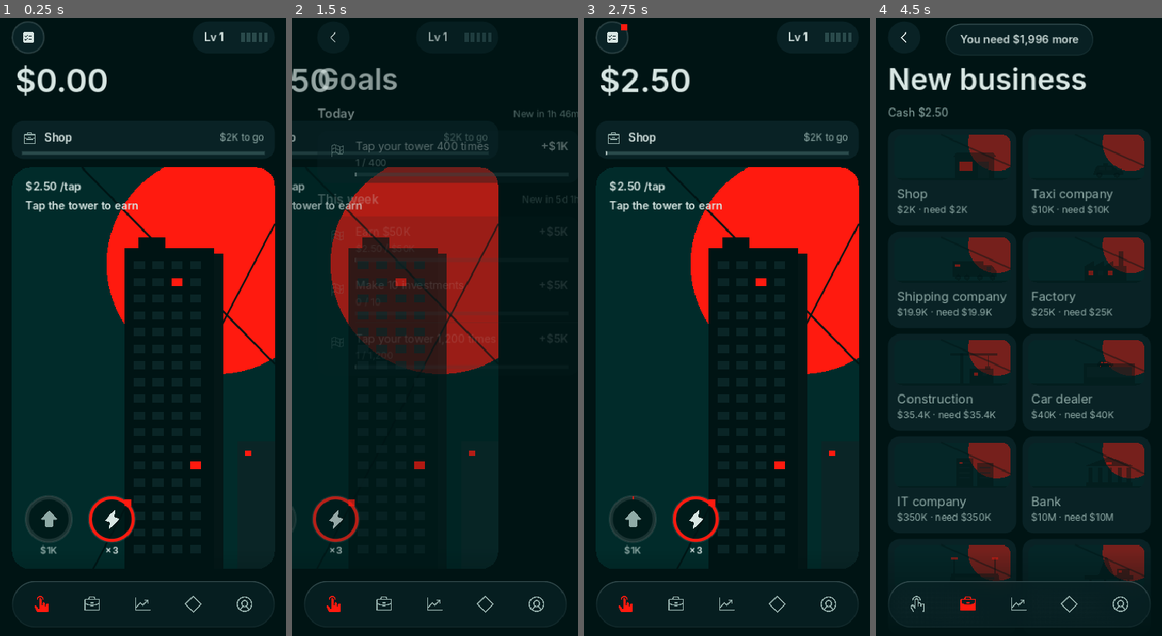
Above: before the commit, frames 1-4 (left to right).
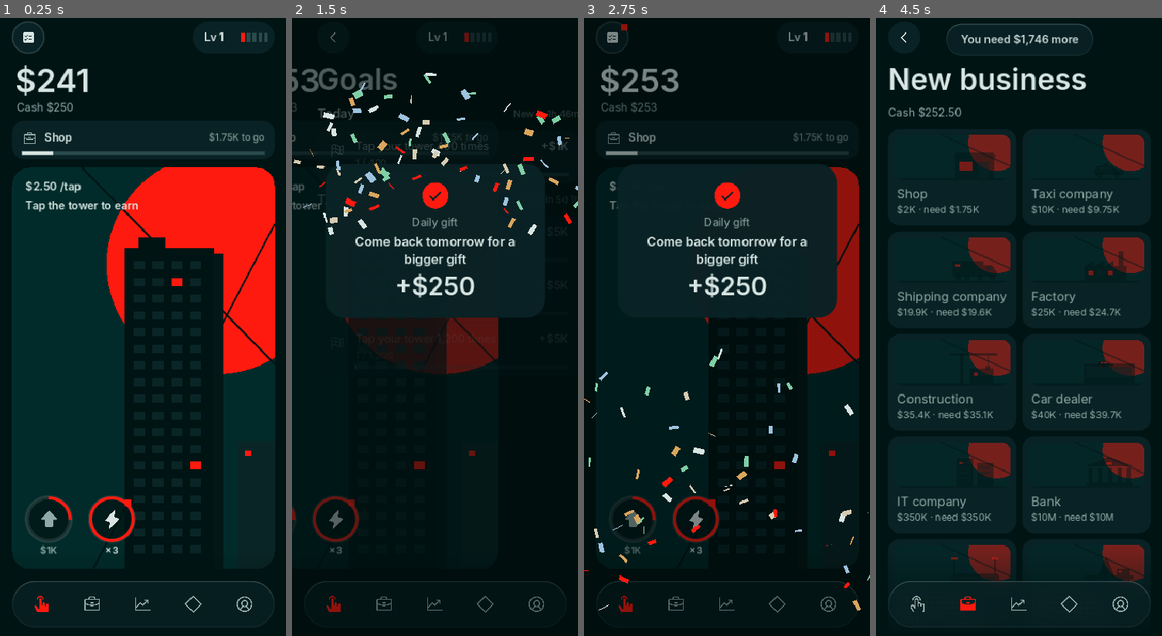
Above: after the commit, the same moments.

Repository: ytjustjosh17-cpu/MCG
Game: Godot game, scene res://scenes/main.tscn
Two runs of this game, one before a commit and one after it. Both use one fixed random seed, a clock stepped at 60 frames per second and the inputs below.
Inputs (mouse positions are in pixels of both pictures, inside the frame that each line leads up to):
- Up to frame 1 (0.25 s): no input
- Up to frame 2 (1.5 s): click "$1K" at 0.5 s; click (320, 36) at 1.25 s
- Up to frame 3 (2.75 s): click (624, 605) at 2.02 s
- Up to frame 4 (4.5 s): click "Shop" at 2.75 s; click "New" at 3.5 s; click "Shop" at 4.25 s

The runs differ from the first frame. In frame 1, 1.0% of the frame differs, in the area x 5-93%, y 2-82%; in frame 2, 18%, in the area x 0-100%, y 2-97%; in frame 3, 15%; in frame 4, 0.6%.

Commit message:
Quality of life: tab dots, waiting times, hold to buy, streak
- Red dots on tabs when something is ready (expand, new company, merger,
  home, staking unlock, level up)
- Tap the current tab to scroll back to the top
- Locked things say how long until you can afford them (~12 min)
- Hold +1 to keep buying outlets, faster the longer you hold
- Cash shown on Earn; welcome back lists what happened while away
- Daily streak with a small gift (balance unchanged: 50% day 18, 90% day 44)
- Remembers Invest tab, sector filter and chart range; save v6
- Long company names end in '...'; celebration card is a solid panel
- Tests for each, docs updated

Co-Authored-By: Claude Opus 5.5 <noreply@anthropic.com>
Claude-Session: https://claude.ai/code/session_01G43aEuqkjUy83khniNYyKE

Diff:
--- a/game/scripts/asset_detail.gd
+++ b/game/scripts/asset_detail.gd
@@ -70,10 +70,12 @@
 	_chart.scrub.connect(_on_scrub)
 	body.add_child(_chart)
 	_seg = Segmented.new(RANGES)
-	_seg.select(1)  # 1D, the same window the lists show
-	_chart.set_range("1D")
+	var r := clampi(int(Game.ui.get("range", 1)), 0, 2)  # default 1D, the lists' window
+	_seg.select(r)
+	_chart.set_range(RANGES[r])
 	_seg.changed.connect(func(i: int):
 		Kit.haptic("selection")
+		Game.ui["range"] = i
 		_chart.set_range(RANGES[i])
 		refresh())
 	body.add_child(_seg)
--- a/game/scripts/business_detail.gd
+++ b/game/scripts/business_detail.gd
@@ -17,6 +17,8 @@
 var _exp_bar: ProgressBar
 var _exp_btn: Button
 var _boost_note: Label
+var _hold: Timer
+var _held := 0
 var _mgr_title: Label
 var _mgr_body: Label
 var _mgr_btn: Button
@@ -73,6 +75,15 @@
 	bh.add_theme_constant_override("separation", 8)
 	up.add_child(bh)
 	_buy = button("Buy", true, _on_buy)
+	# Hold to keep buying, getting quicker the longer you hold.
+	_hold = Timer.new()
+	_hold.one_shot = true
+	_hold.timeout.connect(_on_hold)
+	add_child(_hold)
+	_buy.button_down.connect(func():
+		_held = 0
+		_hold.start(0.45))
+	_buy.button_up.connect(func(): _hold.stop())
 	_buy_max = button("Max", false, _on_buy_max)
 	_buy_max.size_flags_stretch_ratio = 0.6
 	bh.add_child(_buy)
@@ -180,11 +191,14 @@
 	else:
 		var mins := Game.expansion_seconds(id) / 60.0
 		_exp_title.text = "Expand to stage %d" % (stage + 1)
-		_exp_body.text = "+%d spaces · ×%.1f income · %s" % [Data.UNITS_PER_STAGE, b["stage_mult"], Game.clock(mins * 60.0)]
+		_exp_body.text = "+%d spaces · ×%.1f income · takes %s" % [Data.UNITS_PER_STAGE, b["stage_mult"], Game.clock(mins * 60.0)]
 		_exp_bar.visible = false
 		_exp_btn.visible = true
 		_exp_btn.text = "Expand · " + Game.money_short(Game.expansion_cost(id))
 		Page.set_enabled(_exp_btn, Game.can_expand(id))
+		var wait := Game.eta(Game.expansion_cost(id))
+		if wait != "":
+			_exp_body.text += " · affordable in " + wait
 
 
 func _on_hire() -> void:
@@ -194,7 +208,21 @@
 		Game.flush_changes()
 
 
+func _on_hold() -> void:
+	if not _buy.is_pressed() or Kit.dragged:
+		return
+	if Game.buy_unit(id):
+		_held += 1
+		Kit.haptic("selection")
+		Motion.pop(_units_value, 1.08)
+		Game.flush_changes()
+		_hold.start(maxf(0.06, 0.18 - 0.012 * _held))
+
+
 func _on_buy() -> void:
+	if _held > 0:
+		_held = 0  # the hold already bought; releasing shouldn't buy one more
+		return
 	if Game.buy_unit(id):
 		Kit.haptic("light")
 		Motion.pop(_units_value, 1.15)
--- a/game/scripts/business_page.gd
+++ b/game/scripts/business_page.gd
@@ -129,6 +129,10 @@
 		_scene.position = Vector2(size.x - 150, 0)
 		_scene.size = Vector2(150, size.y)
 		_name.position = Vector2(16, 14)
+		# Long names end in "..." instead of running under the art.
+		_name.clip_text = true
+		_name.text_overrun_behavior = TextServer.OVERRUN_TRIM_ELLIPSIS
+		_name.size = Vector2(maxf(40.0, size.x - 150 - 24), 24)
 		_type.position = Vector2(16, 36)
 		_income.position = Vector2(16, size.y - 58)
 		_mark.position = Vector2(16, size.y - 24)
--- a/game/scripts/earn_page.gd
+++ b/game/scripts/earn_page.gd
@@ -117,7 +117,11 @@
 	if _worth == null:
 		return
 	_worth.set_value(Game.net_worth())
-	_rate.text = ("+%s /h" % Game.money_short(Game.income_per_hour)) if Game.income_per_hour > 0.0 else ""
+	var parts: Array = []
+	if Game.income_per_hour > 0.0:
+		parts.append("+%s /h" % Game.money_short(Game.income_per_hour))
+	parts.append("Cash %s" % Game.money_short(Game.cash))
+	_rate.text = "  ·  ".join(parts)
 	_level_pill.text = "Lv %d" % Game.level
 	var prog := Game.level_progress()
 	for i in 5:
@@ -162,7 +166,8 @@
 		Game.flush_changes()
 	elif Game.level < Data.MAX_LEVEL:
 		Motion.shake(_level_btn)
-		Kit.toast("Level up · need %s more" % Game.money_short(Game.level_cost() - Game.cash))
+		var wait := Game.eta(Game.level_cost())
+		Kit.toast("Level up · need %s more%s" % [Game.money_short(Game.level_cost() - Game.cash), (" · " + wait) if wait != "" else ""])
 
 
 func _on_boost() -> void:
--- a/game/scripts/game_state.gd
+++ b/game/scripts/game_state.gd
@@ -8,13 +8,14 @@
 signal goal_done(scope: String, text: String, reward: float)
 signal deal_ready(deal: Dictionary)
 signal rival_beaten(index: int)
+signal streak_gift(days: int, amount: float)
 signal expansion_done(biz_id: String, stage: int)
 signal market_news(item: Dictionary)
 
 const SAVE_PATH := "user://save.json"
 const SAVE_TMP := "user://save.json.tmp"
 const SAVE_BAK := "user://save.json.bak"
-const SAVE_VERSION := 5
+const SAVE_VERSION := 6
 const CHANGE_EVERY_S := 0.1
 const BOOST_MULT := 3.0
 const BOOST_LEN_S := 60.0
@@ -70,6 +71,11 @@
 var away_seconds := 0.0
 var away_unseen := false  # show the welcome-back card once
 var last_tap_at := 0.0
+var away_notes: Array = []
+var ui := {}          # remembered screen choices (tabs, chart range)
+var streak := 0       # days in a row the game was opened
+var streak_day := -1
+var streak_unseen: Array = []  # [days, gift] to show once
 
 # ---- runtime -------------------------------------------------------------
 var sim_time := -1.0   # set by the pacing simulator
@@ -956,6 +962,48 @@
 	return got
 
 
+# ==== waiting time ===========================================================
+
+func eta(cost: float) -> String:
+	## Roughly how long until you can afford something from income alone.
+	## Empty if you can already afford it or have no income yet.
+	var need := cost - cash
+	if need <= 0.0 or income_per_hour <= 0.0:
+		return ""
+	var s := need / income_per_hour * 3600.0
+	if s < 60.0:
+		return "under a minute"
+	if s < 3600.0:
+		return "~%d min" % int(ceil(s / 60.0))
+	if s < 48.0 * 3600.0:
+		return "~%d h" % int(ceil(s / 3600.0))
+	return "~%d days" % int(ceil(s / 86400.0))
+
+
+# ==== tab dots ===============================================================
+
+func tab_badges() -> Array:
+	## Which tabs have something worth a look right now (shown as red dots).
+	var earn := level < Data.MAX_LEVEL and can_level_up()
+	var business := false
+	for id in biz.keys():
+		if int(biz[id]["units"]) >= capacity(id) and can_expand(id):
+			business = true
+	for b in Data.BUSINESSES:
+		if not biz.has(b["id"]) and cash >= float(b["cost"]):
+			business = true
+			break
+	for m in Data.MERGERS:
+		if not mergers.has(m["id"]) and merger_ready(m) and cash >= float(m["cost"]):
+			business = true
+	var invest := false
+	for sym in coins.keys():
+		if staked(sym) > 0.0 and stake_left(sym) <= 0.0:
+			invest = true
+	var items := next_home_cost() > 0.0 and cash >= next_home_cost()
+	return [earn, business, invest, items]
+
+
 # ==== next goal =============================================================
 
 func next_goal() -> Dictionary:
@@ -1228,7 +1276,21 @@
 	return int(now() / 86400.0)
 
 
+func _check_streak() -> void:
+	## Coming back on consecutive days builds a streak with a small gift.
+	var today := _today()
+	if streak_day == today:
+		return
+	streak = streak + 1 if streak_day == today - 1 else 1
+	streak_day = today
+	var gift := maxf(250.0, income_per_hour * 0.15 * float(mini(streak, 7)))
+	_pay(gift)
+	streak_unseen = [streak, gift]
+	streak_gift.emit(streak, gift)
+
+
 func _ensure_daily() -> void:
+	_check_streak()
 	if int(daily.get("day", -1)) == _today():
 		return
 	var pool := [
@@ -1460,12 +1522,22 @@
 	var biz_base := business_per_hour()
 	ibost_until = keep_ib
 	var gained := base * capped / 3600.0 + biz_base * ib_part / 3600.0
+	var exp0 := int(counters.get("expansions", 0))
+	var pay0 := payouts.size()
 	advance(s, false)
 	recalc()
 	_earn(gained)
 	_accrue(capped)
 	away_earned = cash - before
 	away_seconds = s
+	away_notes = []
+	var done := int(counters.get("expansions", 0)) - exp0
+	if done > 0:
+		away_notes.append("%d expansion%s finished" % [done, "" if done == 1 else "s"])
+	if pay0 > payouts.size():
+		away_notes.append("Rush orders paid out")
+	if s > Data.OFFLINE_CAP_H * 3600.0:
+		away_notes.append("Earnings stop after %d h away" % int(Data.OFFLINE_CAP_H))
 	away_unseen = s >= 600.0 and away_earned > 0.0
 	_managers_work()
 	if s > 60.0:
@@ -1521,6 +1593,7 @@
 		"props": props, "items": items, "mergers": mergers, "achieved": achieved, "home": home,
 		"counters": counters, "daily": daily, "weekly": weekly, "history": history,
 		"deal_wait": deal_wait, "payouts": payouts, "deal": deal,
+		"ui": ui, "streak": streak, "streak_day": streak_day,
 		"vibrate": vibrate, "reduce_motion": reduce_motion, "started_at": started_at,
 	}
 
@@ -1632,6 +1705,9 @@
 		# v5 adds goals for the week, deals, managers and rivals. Rivals already
 		# passed count as beaten without a pop-up (set after loading).
 		v = 5
+	if v < 6:
+		# v6 adds the daily streak and remembered screen choices (defaults are fine).
+		v = 6
 	d["version"] = v
 	return d
 
@@ -1666,6 +1742,9 @@
 	daily = {}
 	weekly = {}
 	deal = {}
+	ui = {}
+	streak = 0
+	streak_day = -1
 	deal_wait = 1500.0
 	payouts = []
 	history = []
@@ -1718,6 +1797,9 @@
 	weekly = d.get("weekly", {})
 	deal_wait = float(d.get("deal_wait", 1500.0))
 	deal = d.get("deal", {})
+	ui = d.get("ui", {})
+	streak = int(d.get("streak", 0))
+	streak_day = int(d.get("streak_day", -1))
 	payouts = d.get("payouts", [])
 	history = d.get("history", [])
 	vibrate = bool(d.get("vibrate", true))
--- a/game/scripts/goal_card.gd
+++ b/game/scripts/goal_card.gd
@@ -44,7 +44,8 @@
 	_icon.kind = g["icon"]
 	_icon.set_style(UI.RED if ready else UI.SUB)
 	_title.text = String(g["text"])
-	_sub.text = "Ready" if ready else Game.money_short(cost - Game.cash) + " to go"
+	var wait := Game.eta(cost)
+	_sub.text = "Ready" if ready else (wait if wait != "" else Game.money_short(cost - Game.cash) + " to go")
 	_sub.add_theme_color_override("font_color", UI.TEXT if ready else UI.SUB)
 	queue_redraw()
 
--- a/game/scripts/goals_page.gd
+++ b/game/scripts/goals_page.gd
@@ -24,7 +24,7 @@
 	if _day_box == null:
 		return
 	var left := 86400.0 - fmod(Game.now(), 86400.0)
-	_day_note.text = "New in " + Game.clock(left)
+	_day_note.text = ("Day %d in a row · " % Game.streak if Game.streak > 1 else "") + "New in " + Game.clock(left)
 	_week_note.text = "New in " + Game.clock(Game.week_left())
 	# Rebuild rows only when something changed, so the page doesn't flicker.
 	var sig := str(Game.daily_tasks()) + str(Game.weekly_tasks())
--- a/game/scripts/invest_page.gd
+++ b/game/scripts/invest_page.gd
@@ -27,9 +27,11 @@
 
 func build() -> void:
 	_seg = Segmented.new(["Shares", "Property", "Crypto"])
-	_seg.changed.connect(func(_i):
+	_seg.changed.connect(func(i):
 		Kit.haptic("selection")
+		Game.ui["invest_tab"] = i
 		refresh_view())
+	_seg.select(int(Game.ui.get("invest_tab", 0)))
 	body.add_child(_seg)
 	var sc := card()
 	var sp := padded(sc, 16, 4)
@@ -69,11 +71,15 @@
 		b.pressed.connect(func():
 			Kit.haptic("selection")
 			_sector = ss
+			Game.ui["sector"] = ss
 			_paint_chips()
 			refresh())
 		Kit.press_fx(b)
 		flow.add_child(b)
 		_chips[sec] = b
+	_sector = String(Game.ui.get("sector", ""))
+	if not _chips.has(_sector):
+		_sector = ""
 	_paint_chips()
 	var shares_v := card(shares_box)
 	for i in range(Data.STOCKS.size()):
--- a/game/scripts/items_page.gd
+++ b/game/scripts/items_page.gd
@@ -87,7 +87,8 @@
 	_move.visible = nc > 0.0
 	if nc > 0.0:
 		var can := Game.cash >= nc
-		_move.text = ("Move to %s · %s" % [Data.HOMES[Game.home + 1][0], Game.money_short(nc)]) if can else ("%s · %s to go" % [Data.HOMES[Game.home + 1][0], Game.money_short(nc - Game.cash)])
+		var wait := Game.eta(nc)
+		_move.text = ("Move to %s · %s" % [Data.HOMES[Game.home + 1][0], Game.money_short(nc)]) if can else ("%s · %s" % [Data.HOMES[Game.home + 1][0], wait if wait != "" else Game.money_short(nc - Game.cash) + " to go"])
 		Page.set_enabled(_move, can)
 	var done := 0
 	var bonus := 0.0
--- a/game/scripts/main.gd
+++ b/game/scripts/main.gd
@@ -48,6 +48,7 @@
 	dt.wait_time = 1.0
 	dt.autostart = true
 	dt.timeout.connect(_show_deal)
+	dt.timeout.connect(_update_badges)
 	add_child(dt)
 	Game.market_news.connect(func(item: Dictionary):
 		# Only tell the player about news that touches what they own.
@@ -180,12 +181,17 @@
 		_clear_stack()
 		_pages[_current].visible = true
 	if i == _current:
-		# Re-tapping the current tab always leaves it fully shown.
+		# Re-tapping the current tab always leaves it fully shown,
+		# and scrolls it back to the top (like iOS).
 		var cur: Control = _pages[_current]
 		_kill_tab_tween(cur)
 		cur.visible = true
 		cur.modulate.a = 1.0
 		cur.position.x = 0.0
+		var sc = cur.get("scroll")
+		if sc is ScrollContainer and sc.scroll_vertical > 0:
+			var t: Tween = sc.create_tween()
+			t.tween_property(sc, "scroll_vertical", 0, Motion.d(0.35)).set_trans(Tween.TRANS_QUINT).set_ease(Tween.EASE_OUT)
 		return
 	var old: Control = _pages[_current]
 	var new: Control = _pages[i]
@@ -278,10 +284,15 @@
 	## Also shows the welcome-back card after time away.
 	if Game.away_unseen and not Kit.has_open():
 		Game.away_unseen = false
-		var capped := Game.away_seconds > Data.OFFLINE_CAP_H * 3600.0
-		Kit.sheet("Welcome back", "Away %s · your companies earned" % Game.clock(Game.away_seconds), [
+		var lines: Array = ["Away %s" % Game.clock(Game.away_seconds)] + Game.away_notes
+		Kit.sheet("Welcome back", "\n".join(lines), [
 			{"text": "Collect " + Game.money_short(Game.away_earned), "style": "primary"},
-		], true, _away_note(capped))
+		])
+		return
+	if not Game.streak_unseen.is_empty() and not Kit.has_open() and not Kit._cele_open:
+		var st: Array = Game.streak_unseen
+		Game.streak_unseen = []
+		Kit.celebrate("Daily gift" if st[0] <= 1 else "Day %d in a row" % st[0], "Come back tomorrow for a bigger gift" if st[0] < 7 else "Top streak gift", "+" + Game.money_short(st[1]))
 		return
 	if Game.deal.is_empty() or _deal_open or Kit.has_open():
 		return
@@ -307,8 +318,8 @@
 			Game.decline_deal())
 
 
-func _away_note(capped: bool) -> Control:
-	var l := UI.label("Earnings stop after %d hours away, so check in twice a day." % int(Data.OFFLINE_CAP_H) if capped else "", 13, UI.SUB)
-	l.autowrap_mode = TextServer.AUTOWRAP_WORD_SMART
-	l.visible = capped
-	return l
+func _update_badges() -> void:
+	var b: Array = Game.tab_badges()
+	for i in range(b.size()):
+		_nav.set_badge(i, b[i] and i != _current)
+	_nav.set_badge(4, Updater.has_update())
--- a/game/scripts/ui_kit.gd
+++ b/game/scripts/ui_kit.gd
@@ -412,7 +412,8 @@
 	dim.color = Color(DIM, 0.0)
 	root.add_child(dim)
 	var w := minf(300.0, scr.x - 56.0)
-	var card := GlassPanel.new(26.0, ALERT_TINT, 10.0)
+	# A solid panel: the glass shader bends the sides of a card this shape.
+	var card := UI.panel(Color(UI.PANEL, 0.97), 26)
 	card.size = Vector2(w, 210)
 	card.position = Vector2((scr.x - w) * 0.5, scr.y * 0.36 - 105.0)
 	card.pivot_offset = card.size * 0.5
--- a/game/tests/pacing_sim.gd
+++ b/game/tests/pacing_sim.gd
@@ -194,6 +194,7 @@
 			g.sim_time = start
 			if gap > 0.0:
 				g.apply_offline(gap)
+			g._check_streak()
 			_session(float(s[1]))
 			g.sim_time += float(s[1])
 			g.advance(float(s[1]))
--- a/game/tests/screenshot.gd
+++ b/game/tests/screenshot.gd
@@ -131,5 +131,19 @@
 	await create_timer(0.6).timeout
 	main._stack[-1].scroll.scroll_vertical = 520
 	await _shot("19_manager")
+	main.show_page(0)
+	await create_timer(0.5).timeout
+	g.away_seconds = 11 * 3600.0
+	g.away_earned = 2.4e6
+	g.away_notes = ["2 expansions finished", "Earnings stop after 8 h away"]
+	g.away_unseen = true
+	main._show_deal()
+	await _shot("20_welcome")
+	root.get_node("Kit").close_top()
+	await create_timer(0.5).timeout
+	g.streak_unseen = [3, 52000.0]
+	main._show_deal()
+	await create_timer(0.5).timeout
+	await _shot("21_streak")
 	g.reset_game()
 	quit()
--- a/game/tests/scroll_test.gd
+++ b/game/tests/scroll_test.gd
@@ -159,5 +159,21 @@
 	var earn = main._pages[0]
 	await _wobble_tap(earn._goal.get_global_rect().get_center())
 	_ok(main._current != 0, "tapping the goal card opens its tab")
+	# Hold +1 on a company to keep buying outlets.
+	g.cash = 1.0e9
+	g.open_business("shop", "Hold Test")
+	main.show_page(1)
+	await create_timer(0.8).timeout
+	main.push(load("res://scripts/business_detail.gd").new("shop"))
+	await create_timer(0.9).timeout
+	var bd = main._stack.back()
+	var u0: int = int(g.biz["shop"]["units"])
+	var bp: Vector2 = bd._buy.get_global_rect().get_center()
+	_ev_button(bp, true)
+	await create_timer(1.5).timeout
+	_ev_button(bp, false)
+	await create_timer(0.3).timeout
+	var bought: int = int(g.biz["shop"]["units"]) - u0
+	_ok(bought >= 3 and bought <= 4, "holding +1 keeps buying (%d bought)" % bought)
 	print("Failures: ", fails)
 	quit(1 if fails > 0 else 0)
--- a/game/tests/smoke_test.gd
+++ b/game/tests/smoke_test.gd
@@ -167,9 +167,27 @@
 	game.advance(1.0)
 	_check(game.expanding(bid) or int(game.biz[bid]["stage"]) >= Data.MAX_STAGE, "manager starts the expansion")
 	_check(game.rivals_beaten() >= 1, "beat at least one rival with $1B")
+	# Quality of life: waiting time, streak, tab dots, remembered choices.
+	game.cash = 0.0
+	game.recalc()
+	var e: String = game.eta(game.income_per_hour * 0.5)
+	_check(e.begins_with("~") and e.ends_with("min"), "waiting time reads like ~30 min (%s)" % e)
+	_check(game.eta(-1.0) == "", "no waiting time when you can afford it")
+	var tday: int = game._today()
+	game.streak_day = tday - 1
+	game.streak = 2
+	game._check_streak()
+	_check(game.streak == 3 and not game.streak_unseen.is_empty(), "coming back the next day grows the streak")
+	game.streak_day = tday - 3
+	game._check_streak()
+	_check(game.streak == 1, "missing days resets the streak")
+	_check(game.tab_badges().size() == 4, "tab dots worked out")
+	game.ui["invest_tab"] = 2
+	var dd: Dictionary = game.to_dict()
+	_check(int(dd["ui"]["invest_tab"]) == 2 and dd.has("streak"), "screen choices and streak are saved")
 	# A version 2 save upgrades cleanly.
 	var old: Dictionary = game._migrate({"version": 2, "cash": 5.0, "price_hist": {"KRV": [1.0]}})
-	_check(int(old["version"]) == 5 and old["price_hist"].is_empty() and int(old["home"]) == 0, "v2 save upgrades")
+	_check(int(old["version"]) == 6 and old["price_hist"].is_empty() and int(old["home"]) == 0, "v2 save upgrades")
 	_check(game.completion() > 0.0 and game.completion() < 0.2, "completion is a small share")
 	var st: Array = game.need_status(["biz", "shop", 5])
 	_check(not st[0], "merger need not met yet")
Not shown, changed: docs/BALANCE.md
Not shown, changed: docs/DESIGN.md
